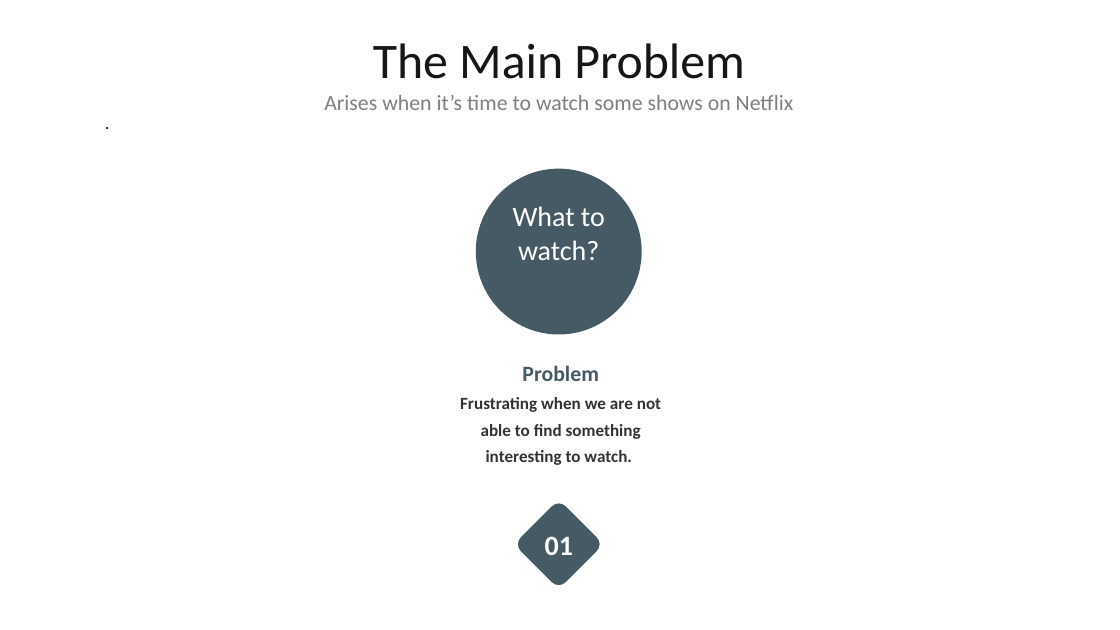
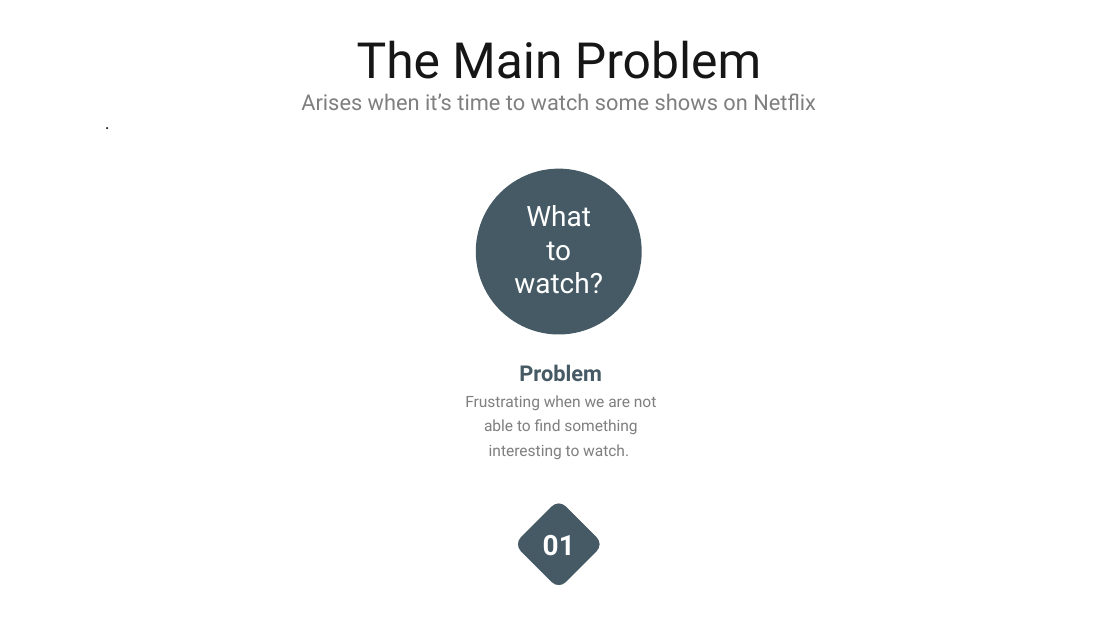
Before and after one commit to Distributed-and-scalable/Netflix-Recommendation-System, a slide deck: slide 3 of Pitch Deck Template_GROUP4.pptx. Drawn at 1120x630 pixels with LibreOffice and Linux fonts; fonts in the diff are those of the drawing. Boxes give left, top, right and bottom in pixels: in the first picture for what was removed or moved away, otherwise in the second. Text is boxed around its words. In the diff, an @@ line names an element or a change of style, - is before the commit and + after.

```diff
--- a/Pitch Deck Template_GROUP4.pptx
+++ b/Pitch Deck Template_GROUP4.pptx
@@ font Calibri to Roboto in 4 elements at [301,40,816,110], [476,169,642,335], [517,503,600,586], [77,110,1102,131] @@
@@ text "Problem Frustrating when we are ..." at [465,364,656,459]: size 11 to 10 pt, text colour #333333 to #7F7F7F, bold off in "Frustrating when we are not able to ..."; font Calibri to Roboto @@
```
Also in this commit, not shown: 4 other slides changed.
